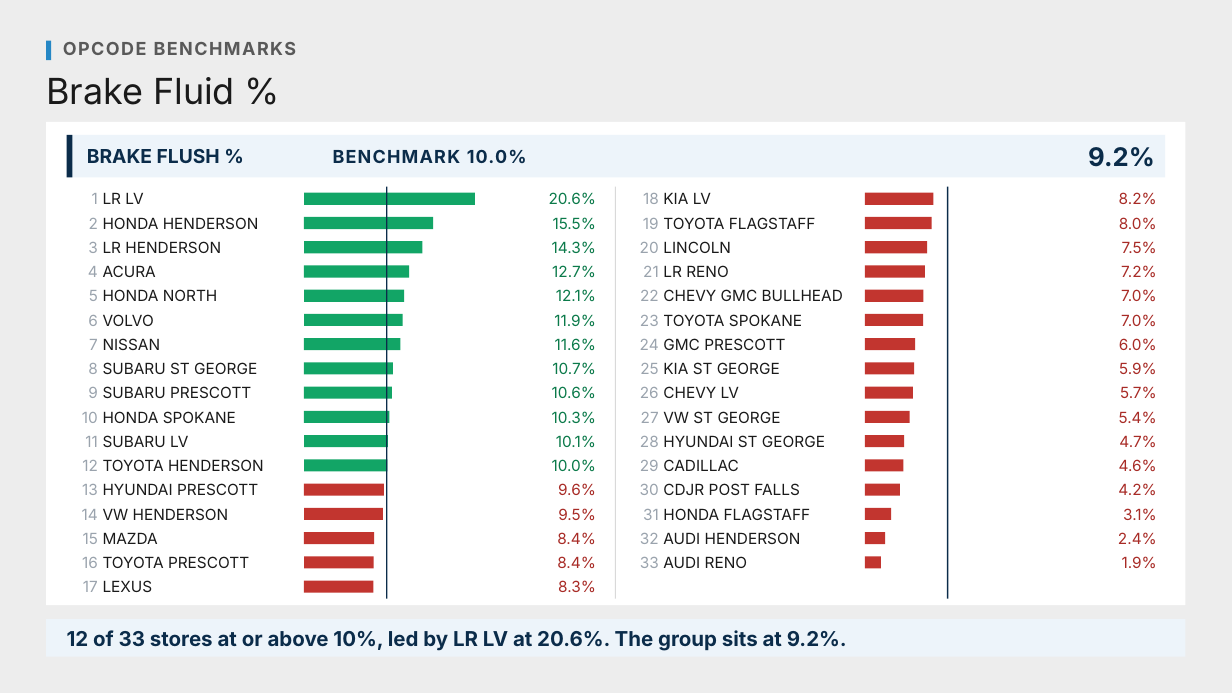
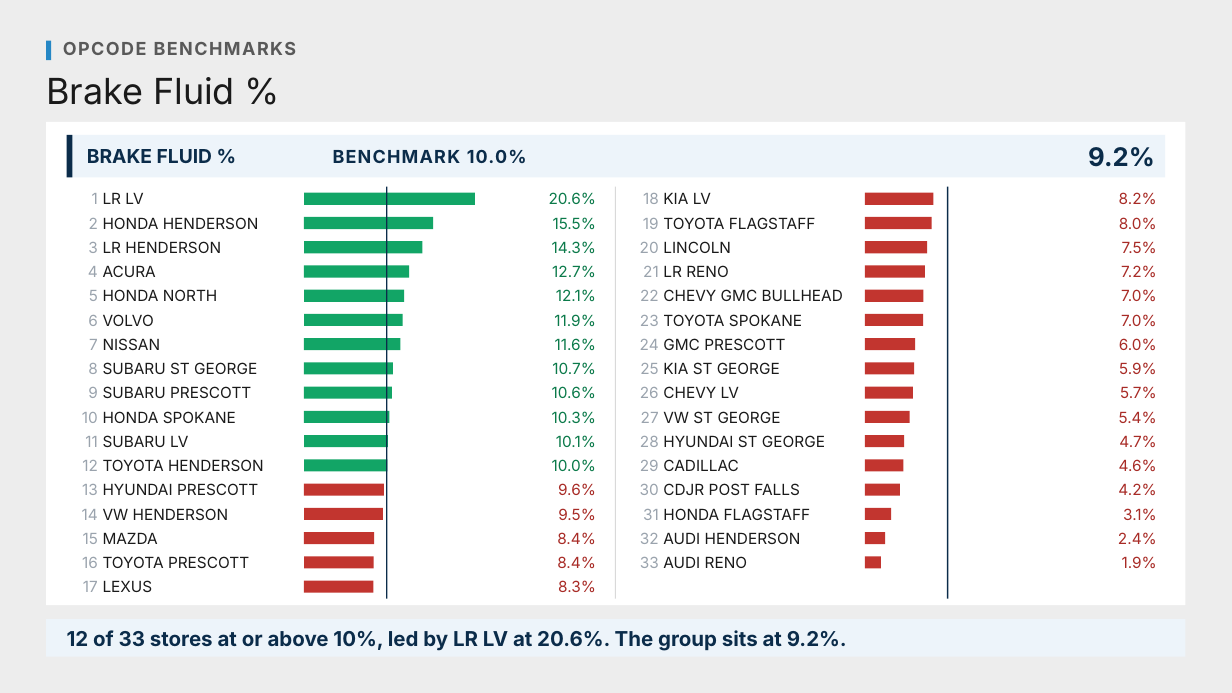
Before and after one commit to Ndresner/Noah, a slide deck: slide 96 of day2-deck/decks/Fixed Ops - Day 2 Example Test Deck.pptx. Drawn at 1232x693 pixels with LibreOffice and Linux fonts; fonts in the diff are those of the drawing. Boxes give left, top, right and bottom in pixels: in the first picture for what was removed or moved away, otherwise in the second. Text is boxed around its words. In the diff, an @@ line names an element or a change of style, - is before the commit and + after.

```diff
--- a/day2-deck/decks/Fixed Ops - Day 2 Example Test Deck.pptx
+++ b/day2-deck/decks/Fixed Ops - Day 2 Example Test Deck.pptx
@@ text at (87,149,213,163): text changed @@
-BRAKE FLUSH %
+BRAKE FLUID %
```
Also in this commit, not shown: 3 other files.
